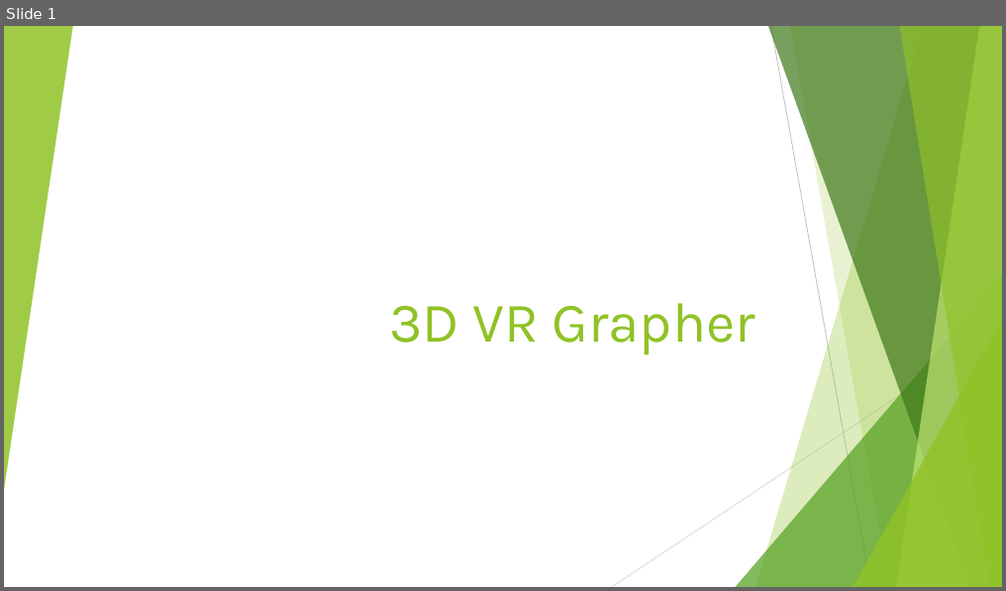
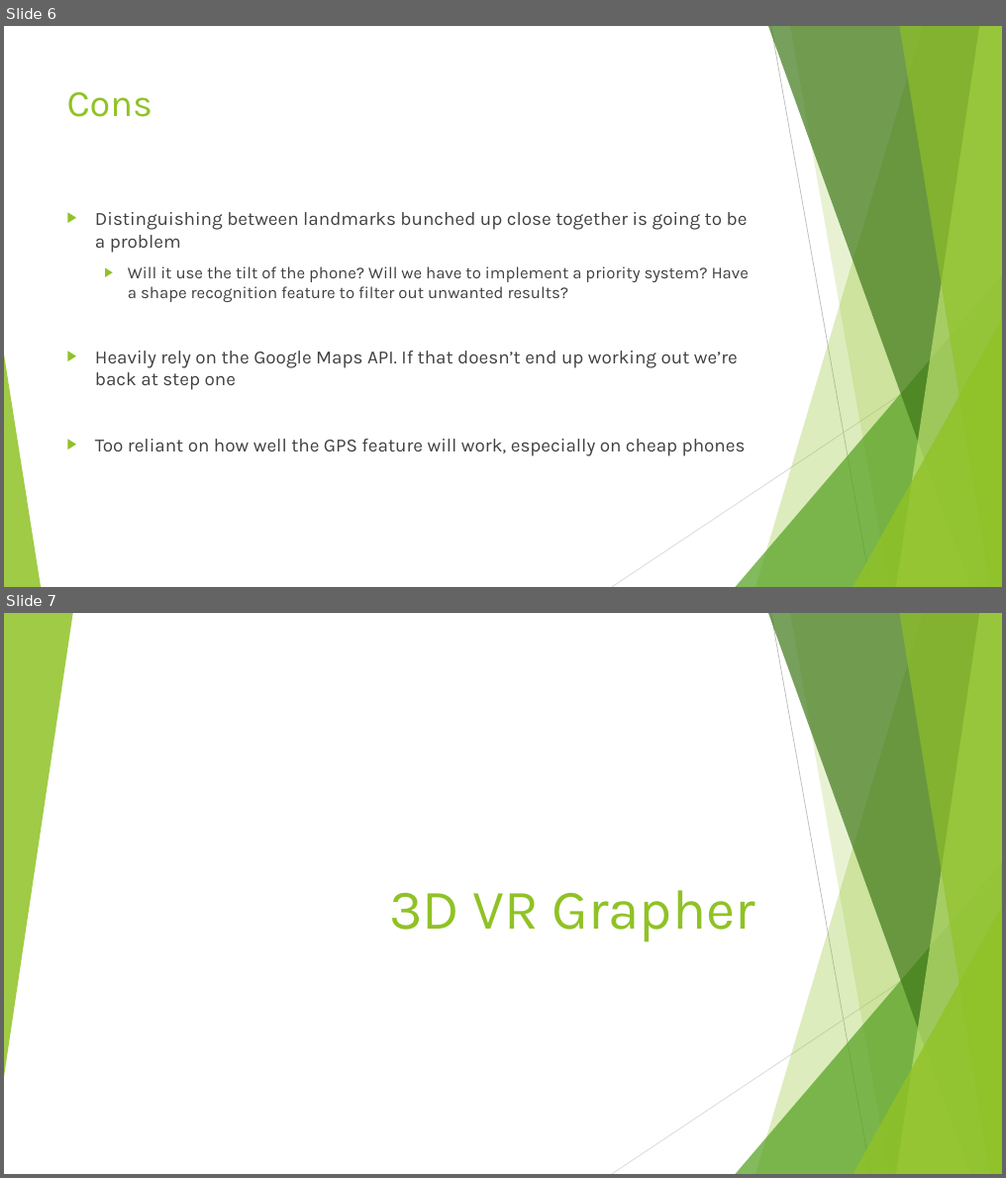
Before and after one commit to junmin-yee/Landmarked, a slide deck: Idea Presentation.pptx. Shown one above the other, each under a label of ours: slide 1 before the commit, slides 6 and 7 after it. The pictures are 1006x591 and 1006x1178 pixels, drawn with LibreOffice and Linux fonts; fonts in the diff are those of the drawing. Boxes give left, top, right and bottom in pixels: in the first picture for what was removed or moved away, otherwise in the second. Text is boxed around its words. In the diff, an @@ line names an element or a change of style, - is before the commit and + after.

```diff
--- a/Idea Presentation.pptx
+++ b/Idea Presentation.pptx
@@ slide 6 added at (4, 26, 1002, 587), background #FFFFFF; not listed: 9 template elements that a slide beside it also shows @@
@@ title added at (67, 92, 152, 117), 36 pt, text #90C226 @@
+Cons
@@ text added at (95, 212, 748, 457), 18 pt, text #404040 @@
+▶ Distinguishing between landmarks bunched up close together is going to be a problem
+  ▶ Will it use the tilt of the phone? Will we have to implement a priority system? Have a shape recognition feature to filter out unwanted results?
+▶ Heavily rely on the Google Maps API. If that doesn’t end up working out we’re back at step one
+▶ Too reliant on how well the GPS feature will work, especially on cheap phones
@@ triangle added at (4, 355, 41, 587), fill #90C226 at 85% opacity @@
@@ what was slide 1 is now slide 7 @@
```
Also in this commit, not shown: 5 other slides added.
